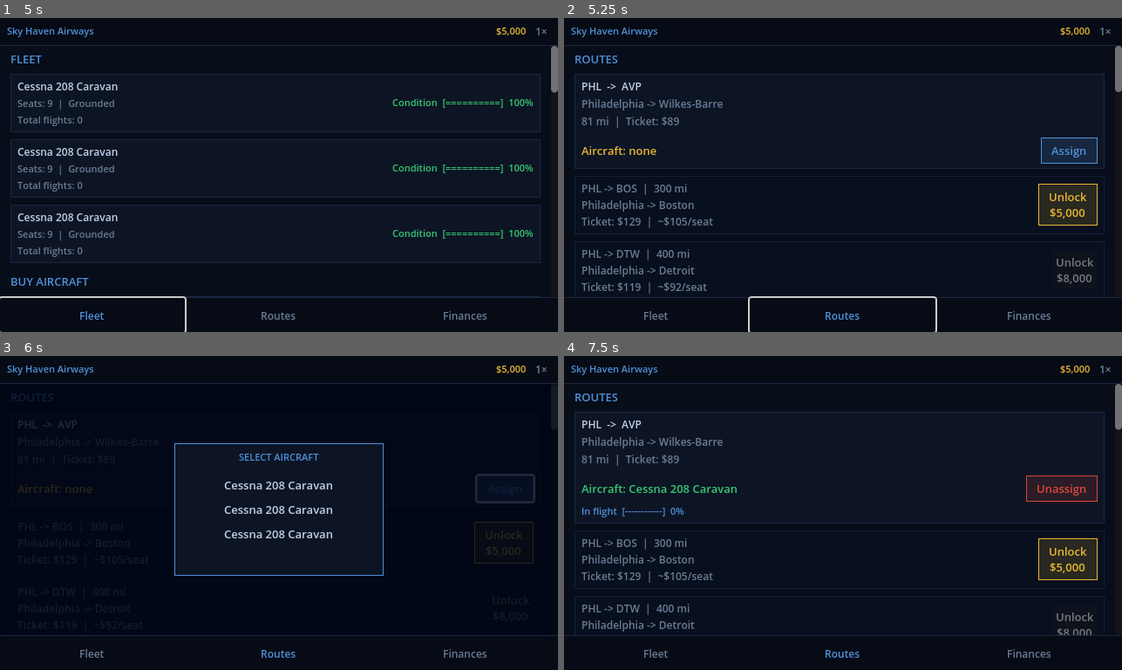
Above: before the commit, frames 1-4 (two rows, left to right).
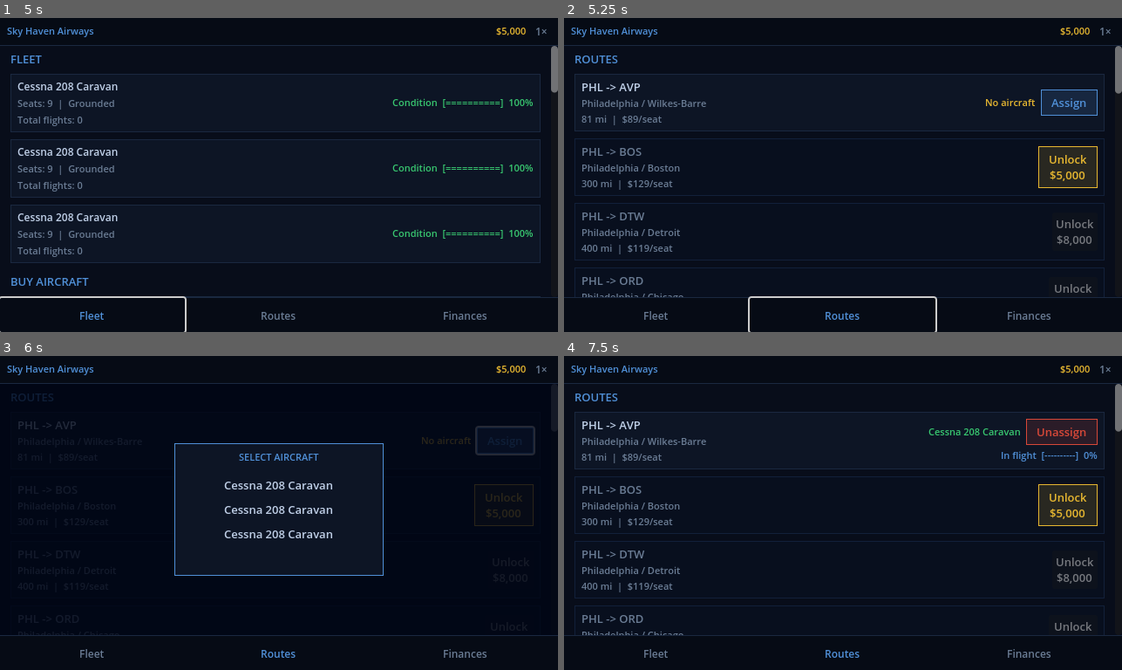
Above: after the commit, the same moments.

Repository: zaydons/idleplane
Game: Godot game, scene res://scenes/Main.tscn
Two runs of this game, one before a commit and one after it. Both use one fixed random seed, a clock stepped at 60 frames per second and the inputs below.
Inputs:
- Up to frame 1 (5 s): click "1×" at 0.5 s; click "2×" at 1.25 s; click "5×" at 2 s; click "Buy" at 2.75 s; click "Buy" at 3.5 s; click "Fleet" at 4.25 s
- Up to frame 2 (5.25 s): click "Routes" at 5 s
- Up to frame 3 (6 s): click "Assign" at 5.75 s
- Up to frame 4 (7.5 s): click "Unlock $5,000" at 6.5 s; click "Cessna 208 Caravan" at 7.25 s

Frame 1 is identical in both runs. In frame 2, 9.6% of the frame differs, in the area x 1-100%, y 20-89%; in frame 3, 1.2%; in frame 4, 10%.
Error in both runs: Invalid assignment of property or key 'horizontal_alignment' with value of type 'int' on a base object of type 'Button'. (res://scripts/panels/RoutesPanel.gd:3…

Commit message:
Two-column route cards; dynamic route pool with 40 new routes
- RoutesPanel: route and locked cards now use left/right column layout
  (left = codes/cities/distance, right = aircraft + status/progress)
- GameState: add ROUTE_POOL (40 routes from JFK/ATL/ORD/LAX/MIA/DFW/SEA/BOS)
- Always maintain MIN_LOCKED_ROUTES=5 locked routes; replenish on unlock
- routes_pool_cursor saved/loaded so progress persists across sessions
- Load routes directly from save (no merge needed with pool model)

https://claude.ai/code/session_01986nPrggumXDGhi1vRezn6

Diff:
--- a/scripts/GameState.gd
+++ b/scripts/GameState.gd
@@ -9,6 +9,7 @@
 const SAVE_PATH         := "user://save.json"
 const AUTOSAVE_INTERVAL := 30.0
 const USED_MARKET_SIZE  := 10
+const MIN_LOCKED_ROUTES := 5
 
 const PLANE_CATALOG: Array = [
 	{
@@ -71,6 +72,90 @@
 		"repair_cost_per_pct": 900.0, "repair_time_sec_per_pct": 2.8,
 		"description": "165-seat fuel-efficient jet",
 	},
+]
+
+# Routes unlocked progressively; always maintain MIN_LOCKED_ROUTES locked entries
+const ROUTE_POOL: Array = [
+	{"origin":"JFK","origin_city":"New York","destination":"BOS","destination_city":"Boston",
+	 "distance_mi":187,"ticket_price":99.0,"occupancy_rate":0.83,"flight_duration_sec":138.0,"unlock_cost":4000.0},
+	{"origin":"JFK","origin_city":"New York","destination":"ORD","destination_city":"Chicago",
+	 "distance_mi":740,"ticket_price":159.0,"occupancy_rate":0.84,"flight_duration_sec":548.0,"unlock_cost":22000.0},
+	{"origin":"JFK","origin_city":"New York","destination":"MIA","destination_city":"Miami",
+	 "distance_mi":1090,"ticket_price":189.0,"occupancy_rate":0.85,"flight_duration_sec":807.0,"unlock_cost":40000.0},
+	{"origin":"JFK","origin_city":"New York","destination":"LAX","destination_city":"Los Angeles",
+	 "distance_mi":2475,"ticket_price":299.0,"occupancy_rate":0.86,"flight_duration_sec":1832.0,"unlock_cost":130000.0},
+	{"origin":"JFK","origin_city":"New York","destination":"LHR","destination_city":"London",
+	 "distance_mi":3459,"ticket_price":699.0,"occupancy_rate":0.88,"flight_duration_sec":2560.0,"unlock_cost":800000.0},
+	{"origin":"JFK","origin_city":"New York","destination":"CDG","destination_city":"Paris",
+	 "distance_mi":3635,"ticket_price":749.0,"occupancy_rate":0.87,"flight_duration_sec":2690.0,"unlock_cost":900000.0},
+	{"origin":"JFK","origin_city":"New York","destination":"NRT","destination_city":"Tokyo",
+	 "distance_mi":6760,"ticket_price":1299.0,"occupancy_rate":0.86,"flight_duration_sec":5003.0,"unlock_cost":2600000.0},
+	{"origin":"ATL","origin_city":"Atlanta","destination":"MIA","destination_city":"Miami",
+	 "distance_mi":662,"ticket_price":129.0,"occupancy_rate":0.86,"flight_duration_sec":490.0,"unlock_cost":22000.0},
+	{"origin":"ATL","origin_city":"Atlanta","destination":"ORD","destination_city":"Chicago",
+	 "distance_mi":606,"ticket_price":139.0,"occupancy_rate":0.82,"flight_duration_sec":449.0,"unlock_cost":20000.0},
+	{"origin":"ATL","origin_city":"Atlanta","destination":"CUN","destination_city":"Cancun",
+	 "distance_mi":1095,"ticket_price":249.0,"occupancy_rate":0.85,"flight_duration_sec":810.0,"unlock_cost":45000.0},
+	{"origin":"ATL","origin_city":"Atlanta","destination":"LAX","destination_city":"Los Angeles",
+	 "distance_mi":1946,"ticket_price":239.0,"occupancy_rate":0.83,"flight_duration_sec":1440.0,"unlock_cost":90000.0},
+	{"origin":"ATL","origin_city":"Atlanta","destination":"LHR","destination_city":"London",
+	 "distance_mi":4197,"ticket_price":799.0,"occupancy_rate":0.86,"flight_duration_sec":3106.0,"unlock_cost":1000000.0},
+	{"origin":"ORD","origin_city":"Chicago","destination":"MIA","destination_city":"Miami",
+	 "distance_mi":1197,"ticket_price":179.0,"occupancy_rate":0.83,"flight_duration_sec":886.0,"unlock_cost":50000.0},
+	{"origin":"ORD","origin_city":"Chicago","destination":"SEA","destination_city":"Seattle",
+	 "distance_mi":1721,"ticket_price":209.0,"occupancy_rate":0.82,"flight_duration_sec":1273.0,"unlock_cost":70000.0},
+	{"origin":"ORD","origin_city":"Chicago","destination":"LAX","destination_city":"Los Angeles",
+	 "distance_mi":1745,"ticket_price":219.0,"occupancy_rate":0.84,"flight_duration_sec":1292.0,"unlock_cost":75000.0},
+	{"origin":"ORD","origin_city":"Chicago","destination":"LHR","destination_city":"London",
+	 "distance_mi":3942,"ticket_price":799.0,"occupancy_rate":0.86,"flight_duration_sec":2917.0,"unlock_cost":1100000.0},
+	{"origin":"ORD","origin_city":"Chicago","destination":"NRT","destination_city":"Tokyo",
+	 "distance_mi":6299,"ticket_price":1199.0,"occupancy_rate":0.85,"flight_duration_sec":4661.0,"unlock_cost":2200000.0},
+	{"origin":"LAX","origin_city":"Los Angeles","destination":"LAS","destination_city":"Las Vegas",
+	 "distance_mi":236,"ticket_price":79.0,"occupancy_rate":0.87,"flight_duration_sec":175.0,"unlock_cost":5000.0},
+	{"origin":"LAX","origin_city":"Los Angeles","destination":"SFO","destination_city":"San Francisco",
+	 "distance_mi":337,"ticket_price":89.0,"occupancy_rate":0.84,"flight_duration_sec":249.0,"unlock_cost":8000.0},
+	{"origin":"LAX","origin_city":"Los Angeles","destination":"HNL","destination_city":"Honolulu",
+	 "distance_mi":2556,"ticket_price":449.0,"occupancy_rate":0.86,"flight_duration_sec":1892.0,"unlock_cost":180000.0},
+	{"origin":"LAX","origin_city":"Los Angeles","destination":"LHR","destination_city":"London",
+	 "distance_mi":5456,"ticket_price":1099.0,"occupancy_rate":0.85,"flight_duration_sec":4037.0,"unlock_cost":1900000.0},
+	{"origin":"LAX","origin_city":"Los Angeles","destination":"NRT","destination_city":"Tokyo",
+	 "distance_mi":5479,"ticket_price":1099.0,"occupancy_rate":0.87,"flight_duration_sec":4055.0,"unlock_cost":1800000.0},
+	{"origin":"LAX","origin_city":"Los Angeles","destination":"SYD","destination_city":"Sydney",
+	 "distance_mi":7488,"ticket_price":1299.0,"occupancy_rate":0.84,"flight_duration_sec":5541.0,"unlock_cost":3000000.0},
+	{"origin":"MIA","origin_city":"Miami","destination":"CUN","destination_city":"Cancun",
+	 "distance_mi":528,"ticket_price":149.0,"occupancy_rate":0.87,"flight_duration_sec":391.0,"unlock_cost":15000.0},
+	{"origin":"MIA","origin_city":"Miami","destination":"BOG","destination_city":"Bogota",
+	 "distance_mi":1148,"ticket_price":229.0,"occupancy_rate":0.82,"flight_duration_sec":850.0,"unlock_cost":55000.0},
+	{"origin":"MIA","origin_city":"Miami","destination":"MEX","destination_city":"Mexico City",
+	 "distance_mi":1298,"ticket_price":239.0,"occupancy_rate":0.83,"flight_duration_sec":961.0,"unlock_cost":65000.0},
+	{"origin":"MIA","origin_city":"Miami","destination":"GRU","destination_city":"Sao Paulo",
+	 "distance_mi":4084,"ticket_price":799.0,"occupancy_rate":0.83,"flight_duration_sec":3022.0,"unlock_cost":950000.0},
+	{"origin":"MIA","origin_city":"Miami","destination":"LHR","destination_city":"London",
+	 "distance_mi":4420,"ticket_price":849.0,"occupancy_rate":0.85,"flight_duration_sec":3271.0,"unlock_cost":1200000.0},
+	{"origin":"DFW","origin_city":"Dallas","destination":"ORD","destination_city":"Chicago",
+	 "distance_mi":802,"ticket_price":149.0,"occupancy_rate":0.83,"flight_duration_sec":594.0,"unlock_cost":30000.0},
+	{"origin":"DFW","origin_city":"Dallas","destination":"CUN","destination_city":"Cancun",
+	 "distance_mi":1046,"ticket_price":219.0,"occupancy_rate":0.85,"flight_duration_sec":774.0,"unlock_cost":40000.0},
+	{"origin":"DFW","origin_city":"Dallas","destination":"LAX","destination_city":"Los Angeles",
+	 "distance_mi":1235,"ticket_price":169.0,"occupancy_rate":0.84,"flight_duration_sec":914.0,"unlock_cost":45000.0},
+	{"origin":"DFW","origin_city":"Dallas","destination":"LHR","destination_city":"London",
+	 "distance_mi":4746,"ticket_price":899.0,"occupancy_rate":0.85,"flight_duration_sec":3512.0,"unlock_cost":1500000.0},
+	{"origin":"DFW","origin_city":"Dallas","destination":"NRT","destination_city":"Tokyo",
+	 "distance_mi":6551,"ticket_price":1249.0,"occupancy_rate":0.84,"flight_duration_sec":4848.0,"unlock_cost":2300000.0},
+	{"origin":"SEA","origin_city":"Seattle","destination":"LAX","destination_city":"Los Angeles",
+	 "distance_mi":954,"ticket_price":149.0,"occupancy_rate":0.84,"flight_duration_sec":706.0,"unlock_cost":35000.0},
+	{"origin":"SEA","origin_city":"Seattle","destination":"LHR","destination_city":"London",
+	 "distance_mi":4776,"ticket_price":899.0,"occupancy_rate":0.84,"flight_duration_sec":3534.0,"unlock_cost":1600000.0},
+	{"origin":"SEA","origin_city":"Seattle","destination":"NRT","destination_city":"Tokyo",
+	 "distance_mi":4783,"ticket_price":999.0,"occupancy_rate":0.85,"flight_duration_sec":3540.0,"unlock_cost":1700000.0},
+	{"origin":"BOS","origin_city":"Boston","destination":"MIA","destination_city":"Miami",
+	 "distance_mi":1258,"ticket_price":179.0,"occupancy_rate":0.84,"flight_duration_sec":931.0,"unlock_cost":50000.0},
+	{"origin":"BOS","origin_city":"Boston","destination":"LAX","destination_city":"Los Angeles",
+	 "distance_mi":2596,"ticket_price":299.0,"occupancy_rate":0.83,"flight_duration_sec":1921.0,"unlock_cost":140000.0},
+	{"origin":"BOS","origin_city":"Boston","destination":"LHR","destination_city":"London",
+	 "distance_mi":3267,"ticket_price":649.0,"occupancy_rate":0.88,"flight_duration_sec":2418.0,"unlock_cost":700000.0},
+	{"origin":"BOS","origin_city":"Boston","destination":"CDG","destination_city":"Paris",
+	 "distance_mi":3446,"ticket_price":699.0,"occupancy_rate":0.87,"flight_duration_sec":2550.0,"unlock_cost":850000.0},
 ]
 
 var airline_name   := "Sky Haven Airways"
@@ -286,6 +371,7 @@
 ]
 
 var used_market: Array = []
+var routes_pool_cursor: int = 0
 
 var _autosave_timer  := 0.0
 var _window_focused  := true
@@ -298,6 +384,7 @@
 	load_game()
 	while used_market.size() < USED_MARKET_SIZE:
 		used_market.append(_gen_used_listing())
+	_replenish_routes()
 
 func _process(delta: float) -> void:
 	var effective := delta * (time_scale if _window_focused else 1.0)
@@ -314,6 +401,31 @@
 		1.0: time_scale = 2.0
 		2.0: time_scale = 5.0
 		_:   time_scale = 1.0
+
+func _replenish_routes() -> void:
+	var locked_count := 0
+	for route in routes:
+		if route.get("locked", false):
+			locked_count += 1
+	while locked_count < MIN_LOCKED_ROUTES and routes_pool_cursor < ROUTE_POOL.size():
+		var entry: Dictionary = ROUTE_POOL[routes_pool_cursor]
+		routes_pool_cursor += 1
+		routes.append({
+			"origin":              entry["origin"],
+			"origin_city":         entry["origin_city"],
+			"destination":         entry["destination"],
+			"destination_city":    entry["destination_city"],
+			"distance_mi":         entry["distance_mi"],
+			"ticket_price":        entry["ticket_price"],
+			"occupancy_rate":      entry["occupancy_rate"],
+			"flight_duration_sec": entry["flight_duration_sec"],
+			"locked":              true,
+			"unlock_cost":         entry["unlock_cost"],
+			"assigned_plane":      -1,
+			"status":              "inactive",
+			"flight_progress":     0.0,
+		})
+		locked_count += 1
 
 # ── Flight loop ───────────────────────────────────────────────────────────────
 
@@ -413,6 +525,7 @@
 	total_spent += cost
 	cash_changed.emit()
 	route["locked"] = false
+	_replenish_routes()
 	assignment_changed.emit()
 
 # ── Purchase ──────────────────────────────────────────────────────────────────
@@ -528,6 +641,7 @@
 		"flight_log":   flight_log.duplicate(true),
 		"planes": planes.duplicate(true),
 		"routes": routes.duplicate(true),
+		"routes_pool_cursor": routes_pool_cursor,
 		"used_market": used_market.duplicate(true),
 	}
 	var f := FileAccess.open(SAVE_PATH, FileAccess.WRITE)
@@ -554,17 +668,9 @@
 	if data.has("planes"):
 		planes = data["planes"]
 	if data.has("routes"):
-		var saved: Array = data["routes"]
-		# Merge saved mutable state into the canonical route list by matching
-		# origin+destination so adding new routes never breaks old saves.
-		for saved_route in saved:
-			for route in routes:
-				if route["origin"] == saved_route["origin"] and route["destination"] == saved_route["destination"]:
-					route["locked"]          = saved_route.get("locked", route["locked"])
-					route["assigned_plane"]  = saved_route.get("assigned_plane", -1)
-					route["status"]          = saved_route.get("status", "inactive")
-					route["flight_progress"] = saved_route.get("flight_progress", 0.0)
-					break
+		routes = data["routes"]
+	if data.has("routes_pool_cursor"):
+		routes_pool_cursor = int(data["routes_pool_cursor"])
 	if data.has("used_market"):
 		used_market = data["used_market"]
 	var elapsed := Time.get_unix_time_from_system() - float(data.get("timestamp", Time.get_unix_time_from_system()))
--- a/scripts/panels/RoutesPanel.gd
+++ b/scripts/panels/RoutesPanel.gd
@@ -57,7 +57,7 @@
 			continue
 		var pct := float(route["flight_progress"]) / float(route["flight_duration_sec"]) * 100.0
 		lbl.visible = true
-		lbl.text = "In flight  %s  %.0f%%" % [_bar(pct, 12), pct]
+		lbl.text = "In flight  %s  %.0f%%" % [_bar(pct, 10), pct]
 
 # ── Card builder ──────────────────────────────────────────────────────────────
 
@@ -94,48 +94,55 @@
 	card.add_theme_stylebox_override("panel", style)
 	m.add_child(card)
 
-	var vbox := VBoxContainer.new()
-	vbox.add_theme_constant_override("separation", 3)
-	card.add_child(vbox)
-
-	vbox.add_child(_lbl("%s  ->  %s" % [route["origin"], route["destination"]], C_TEXT, 12))
-	vbox.add_child(_lbl("%s -> %s" % [route["origin_city"], route["destination_city"]], C_DIM, 12))
-	vbox.add_child(_lbl("%d mi  |  Ticket: %s" % [route["distance_mi"], GameState.format_money(route["ticket_price"])], C_DIM, 12))
-	vbox.add_child(_sep())
-
-	# Aircraft row
-	var hbox := HBoxContainer.new()
-	hbox.add_theme_constant_override("separation", 6)
-	vbox.add_child(hbox)
+	var cols := HBoxContainer.new()
+	cols.add_theme_constant_override("separation", 10)
+	card.add_child(cols)
+
+	# ── Left: route identity ──────────────────────────────────────────
+	var left := VBoxContainer.new()
+	left.add_theme_constant_override("separation", 2)
+	left.size_flags_horizontal = Control.SIZE_EXPAND_FILL
+	cols.add_child(left)
+
+	left.add_child(_lbl("%s -> %s" % [route["origin"], route["destination"]], C_TEXT, 13))
+	left.add_child(_lbl("%s / %s" % [route["origin_city"], route["destination_city"]], C_DIM, 11))
+	left.add_child(_lbl("%d mi  |  %s/seat" % [route["distance_mi"], GameState.format_money(route["ticket_price"])], C_DIM, 11))
+
+	# ── Right: aircraft + status ──────────────────────────────────────
+	var right := VBoxContainer.new()
+	right.add_theme_constant_override("separation", 4)
+	right.alignment = BoxContainer.ALIGNMENT_CENTER
+	cols.add_child(right)
 
 	var assigned: int = int(route["assigned_plane"])
-	var aircraft_lbl := Label.new()
-	aircraft_lbl.add_theme_font_size_override("font_size", 13)
-	aircraft_lbl.size_flags_horizontal = Control.SIZE_EXPAND_FILL
-	aircraft_lbl.vertical_alignment = VERTICAL_ALIGNMENT_CENTER
+
+	var ac_row := HBoxContainer.new()
+	ac_row.add_theme_constant_override("separation", 6)
+	right.add_child(ac_row)
 
 	if assigned == -1:
-		aircraft_lbl.text = "Aircraft: none"
-		aircraft_lbl.add_theme_color_override("font_color", C_YELLOW)
-		hbox.add_child(aircraft_lbl)
+		var none_lbl := _lbl("No aircraft", C_YELLOW, 11)
+		none_lbl.size_flags_horizontal = Control.SIZE_EXPAND_FILL
+		ac_row.add_child(none_lbl)
 		var btn := _action_btn("Assign", C_ACCENT)
 		btn.pressed.connect(func(): _show_picker(route_idx))
-		hbox.add_child(btn)
+		ac_row.add_child(btn)
 	else:
 		var plane_status: String = GameState.planes[assigned]["status"]
 		var name_color := C_YELLOW if plane_status == "maintenance" else C_GREEN
-		aircraft_lbl.text = "Aircraft: %s" % GameState.planes[assigned]["name"]
-		aircraft_lbl.add_theme_color_override("font_color", name_color)
-		hbox.add_child(aircraft_lbl)
+		var name_lbl := _lbl(GameState.planes[assigned]["name"], name_color, 11)
+		name_lbl.size_flags_horizontal = Control.SIZE_EXPAND_FILL
+		ac_row.add_child(name_lbl)
 		var btn := _action_btn("Unassign", C_RED)
 		btn.pressed.connect(func(): GameState.unassign_route(route_idx))
-		hbox.add_child(btn)
-
-	# Status line: in-flight progress, paused reason, or nothing
+		ac_row.add_child(btn)
+
+	# Progress / pause status
 	var prog_lbl := _lbl("", C_ACCENT, 11)
+	prog_lbl.horizontal_alignment = HORIZONTAL_ALIGNMENT_RIGHT
 	if route["status"] == "active":
 		var pct := float(route["flight_progress"]) / float(route["flight_duration_sec"]) * 100.0
-		prog_lbl.text = "In flight  %s  %.0f%%" % [_bar(pct, 12), pct]
+		prog_lbl.text = "In flight  %s  %.0f%%" % [_bar(pct, 10), pct]
 		prog_lbl.visible = true
 	elif assigned != -1:
 		var plane_st: String = GameState.planes[assigned]["status"]
@@ -149,7 +156,7 @@
 	else:
 		prog_lbl.visible = false
 	_progress_labels[route_idx] = prog_lbl
-	vbox.add_child(prog_lbl)
+	right.add_child(prog_lbl)
 
 	return m
 
@@ -183,10 +190,9 @@
 	info.size_flags_horizontal = Control.SIZE_EXPAND_FILL
 	hbox.add_child(info)
 
-	info.add_child(_lbl("%s -> %s  |  %d mi" % [route["origin"], route["destination"], route["distance_mi"]], C_DIM, 12))
-	info.add_child(_lbl("%s -> %s" % [route["origin_city"], route["destination_city"]], C_DIM, 12))
-	var rev := float(route["ticket_price"]) * float(route["occupancy_rate"])
-	info.add_child(_lbl("Ticket: %s  |  ~%s/seat" % [GameState.format_money(route["ticket_price"]), GameState.format_money(rev)], C_DIM, 12))
+	info.add_child(_lbl("%s -> %s" % [route["origin"], route["destination"]], C_DIM, 13))
+	info.add_child(_lbl("%s / %s" % [route["origin_city"], route["destination_city"]], C_DIM, 11))
+	info.add_child(_lbl("%d mi  |  %s/seat" % [route["distance_mi"], GameState.format_money(route["ticket_price"])], C_DIM, 11))
 
 	var right := VBoxContainer.new()
 	right.add_theme_constant_override("separation", 4)
